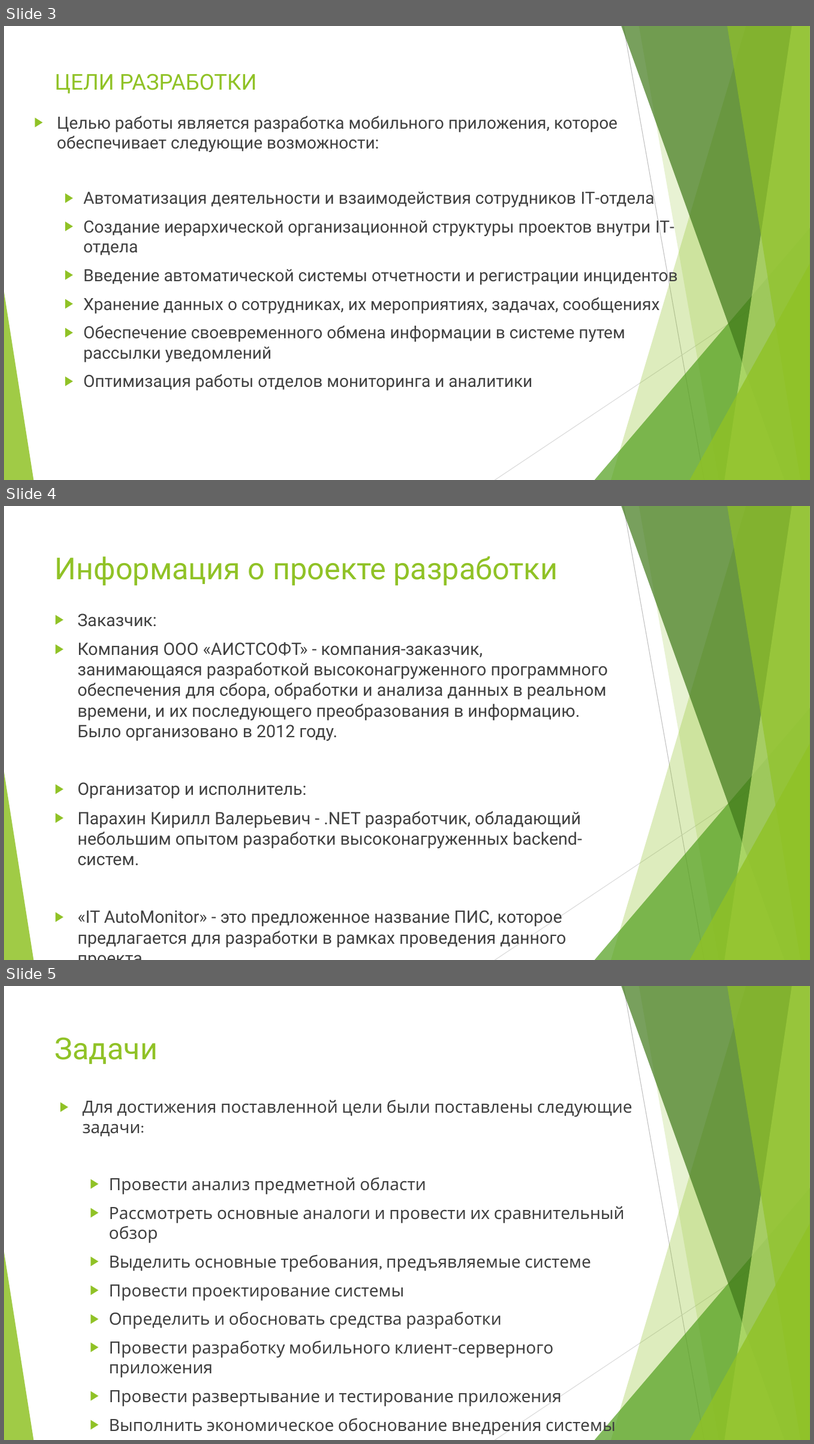
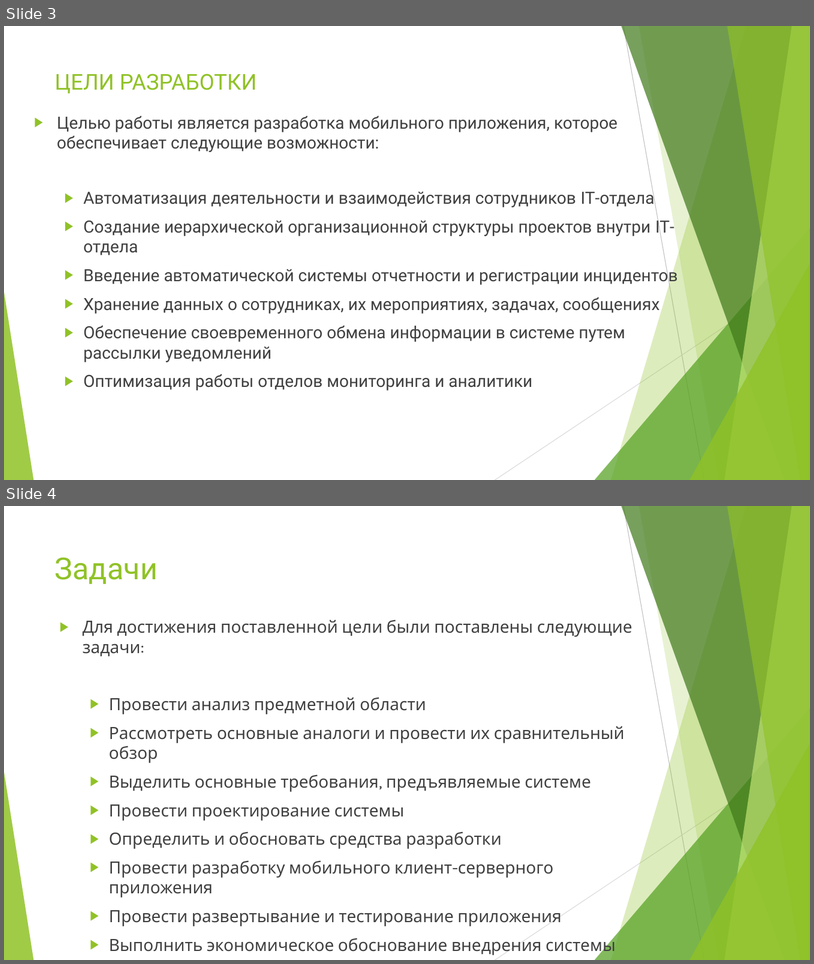
Before and after one commit to Tigeroff2002/Labs, a slide deck: Диплом/PRI-120-VKR-Presentation-Parakhin.pptx. Shown one above the other, each under a label of ours: slides 3, 4 and 5 before the commit, slides 3 and 4 after it. The pictures are 814x1444 and 814x964 pixels, drawn with LibreOffice and Linux fonts; fonts in the diff are those of the drawing. Boxes give left, top, right and bottom in pixels: in the first picture for what was removed or moved away, otherwise in the second. Text is boxed around its words. In the diff, an @@ line names an element or a change of style, - is before the commit and + after.

```diff
--- a/Диплом/PRI-120-VKR-Presentation-Parakhin.pptx
+++ b/Диплом/PRI-120-VKR-Presentation-Parakhin.pptx
@@ slide 4 removed at bbox=[4, 506, 810, 960], background #FFFFFF; not listed: 10 template elements that a slide beside it also shows @@
@@ title removed at bbox=[55, 556, 558, 586] @@
-Информация о проекте разработки
@@ text removed at bbox=[78, 613, 608, 947] @@
-▶ Заказчик:
-▶ Компания ООО «АИСТСОФТ» - компания-заказчик, занимающаяся разработкой высоконагруженного программного обеспечения для сбора, обработки и анализа данных в реальном времени, и их последующего преобразования в информацию. Было организовано в 2012 году.
-▶ Организатор и исполнитель:
-▶ Парахин Кирилл Валерьевич - .NET разработчик, обладающий небольшим опытом разработки высоконагруженных backend-систем.
-▶ «IT AutoMonitor» - это предложенное название ПИС, которое предлагается для разработки в рамках проведения данного проекта.
@@ what was slide 5 is now slide 4 @@
```
Also in this commit, not shown: 11 slides changed, 3 slides added, 3 other slides removed, 20 other files.
